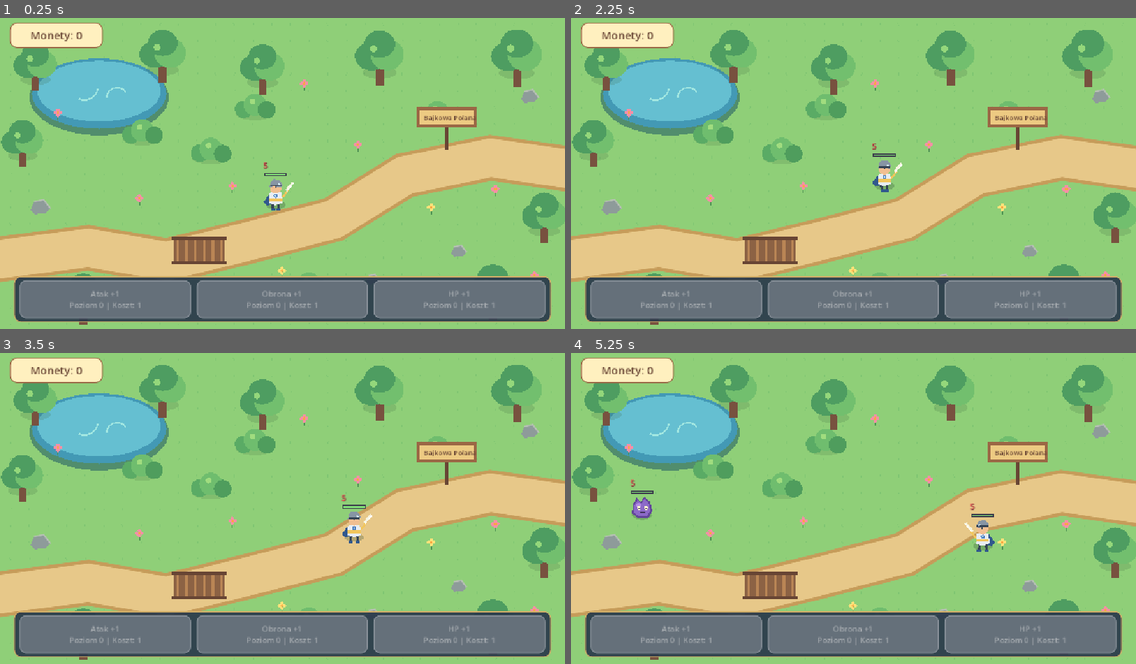
Above: before the commit, frames 1-4 (two rows, left to right).
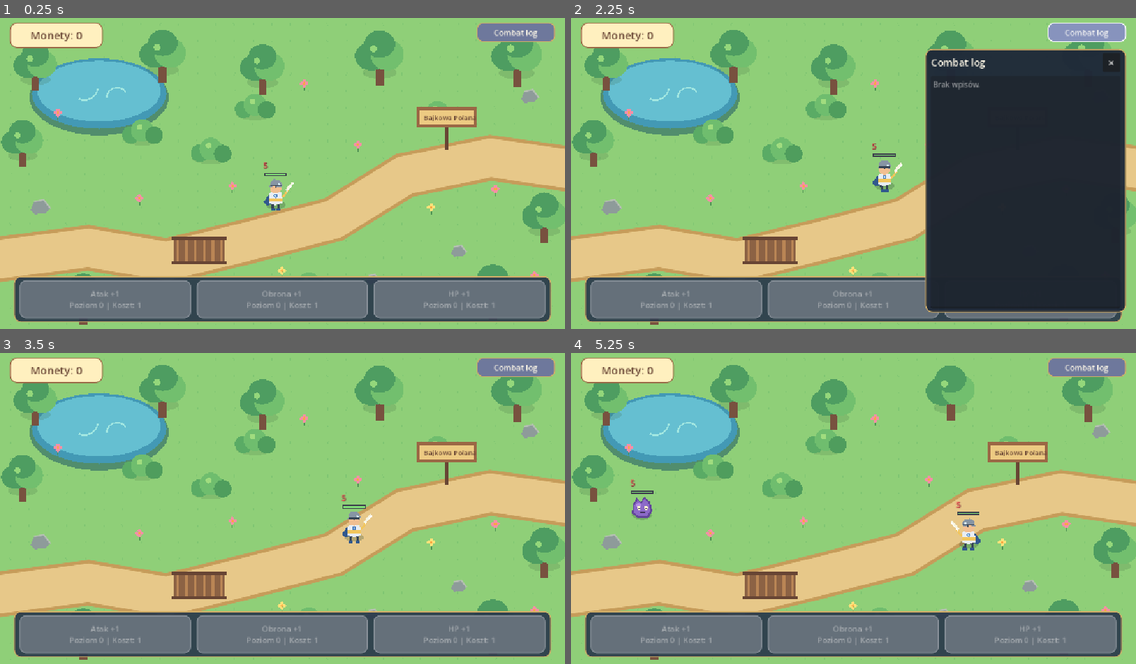
Above: after the commit, the same moments.

Repository: bnbnowacki/idle-rpg
Game: Godot game, scene res://node_2d.tscn
Two runs of this game, one before a commit and one after it. Both use one fixed random seed, a clock stepped at 60 frames per second and the inputs below.
Inputs (mouse positions are in pixels of both pictures, inside the frame that each line leads up to):
- Up to frame 1 (0.25 s): no input
- Up to frame 2 (2.25 s): click (1085, 33) at 0.5 s, where only the run after the commit has a clickable "Combat log"; click (1113, 61) at 1.25 s, where only the run after the commit has a clickable "×"; click (1085, 33) at 2 s, where only the run after the commit has a clickable "Combat log"
- Up to frame 3 (3.5 s): click (542, 396) at 2.75 s, where only the run after the commit has a clickable "×"
- Up to frame 4 (5.25 s): click (1085, 368) at 3.5 s, where only the run after the commit has a clickable "Combat log"; click (1113, 396) at 4.25 s, where only the run after the commit has a clickable "×"

The runs differ from the first frame. In frame 1, 0.8% of the frame differs, in the area x 84-99%, y 1-8%; in frame 2, 31%, in the area x 62-99%, y 1-95%; in frame 3, 0.8%; in frame 4, 1.4%.

Commit message:
dodano system walki, kolejkowanie ruchów (synchronizacja akcji wewnątrz ticka)

Diff:
--- a/character_base.gd
+++ b/character_base.gd
@@ -13,11 +13,116 @@
 @export var attack: int = 2
 @export var defense: int = 1
 @export var attack_speed: float = 1.0
+@export var target_group: StringName = &""
+@export var target_scan_range: float = -1.0
+@export var target_refresh_interval: float = 0.2
 
 var hp: int = 5
 var attack_timer: float = 0.0
 var direction: Vector2 = Vector2.RIGHT
 var facing: float = 1.0
+var target: Node2D
+var target_refresh_timer: float = 0.0
+var is_defeated: bool = false
+
+func _process(delta: float) -> void:
+	if is_defeated:
+		_process_defeated(delta)
+		queue_redraw()
+		return
+
+	attack_timer = maxf(attack_timer - delta, 0.0)
+	_update_target(delta)
+	if is_instance_valid(target):
+		var target_distance: float = global_position.distance_to(target.global_position)
+		if target_distance > ATTACK_RANGE:
+			direction = global_position.direction_to(target.global_position)
+			_move_towards_target(delta)
+		else:
+			direction = Vector2.ZERO
+			_try_attack_target()
+	else:
+		_move_without_target(delta)
+
+	_clamp_to_map()
+	_update_facing()
+	_update_animation(delta)
+	queue_redraw()
+
+func _update_target(delta: float) -> void:
+	target_refresh_timer -= delta
+	if target_refresh_timer <= 0.0 or not is_instance_valid(target) or not _is_valid_target(target):
+		target = _find_nearest_target()
+		target_refresh_timer = target_refresh_interval
+
+func _find_nearest_target() -> Node2D:
+	if target_group == &"":
+		return null
+
+	var nearest: Node2D
+	var nearest_distance: float = INF
+	for candidate_node in get_tree().get_nodes_in_group(target_group):
+		if not _is_valid_target(candidate_node):
+			continue
+		var candidate: Node2D = candidate_node as Node2D
+		var distance: float = global_position.distance_squared_to(candidate.global_position)
+		if distance < nearest_distance:
+			nearest = candidate
+			nearest_distance = distance
+	return nearest
+
+func _is_valid_target(candidate_node) -> bool:
+	if not is_instance_valid(candidate_node) or not candidate_node is Node2D:
+		return false
+	if candidate_node == self or not candidate_node.visible:
+		return false
+	var candidate_hp: Variant = candidate_node.get("hp")
+	if candidate_hp == null or int(candidate_hp) <= 0:
+		return false
+	if target_scan_range >= 0.0:
+		var scan_distance: float = global_position.distance_to(candidate_node.global_position)
+		if scan_distance > target_scan_range:
+			return false
+	return true
+
+func _move_towards_target(delta: float) -> void:
+	_queue_movement(direction * speed * delta)
+
+func _queue_movement(movement: Vector2) -> void:
+	var combat_system: Node = get_node_or_null("/root/CombatSystem")
+	if combat_system != null:
+		combat_system.call("queue_movement", self, movement)
+
+func apply_queued_movement(movement: Vector2) -> void:
+	position += movement
+	_clamp_to_map()
+
+func _clamp_to_map() -> void:
+	position.x = clampf(position.x, WALK_BOUNDS.position.x, WALK_BOUNDS.end.x)
+	position.y = clampf(position.y, WALK_BOUNDS.position.y, WALK_BOUNDS.end.y)
+
+func _update_facing() -> void:
+	if abs(direction.x) > 0.08:
+		facing = sign(direction.x)
+
+func _try_attack_target() -> void:
+	if attack_timer > 0.0 or not _is_valid_target(target):
+		return
+	var target_defense: Variant = target.get("defense")
+	if target_defense == null:
+		return
+	var damage: int = maxi(attack - int(target_defense), 0)
+	_queue_attack(target, damage)
+	attack_timer = 1.0 / maxf(attack_speed, 0.1)
+
+func _move_without_target(_delta: float) -> void:
+	pass
+
+func _update_animation(_delta: float) -> void:
+	pass
+
+func _process_defeated(_delta: float) -> void:
+	pass
 
 func _draw() -> void:
 	_draw_visual()
@@ -33,11 +138,17 @@
 		return
 	hp = maxi(hp - amount, 0)
 	if hp <= 0:
+		is_defeated = true
 		_on_defeated()
 	queue_redraw()
 
+func _queue_attack(target: Node, damage: int) -> void:
+	var combat_system: Node = get_node_or_null("/root/CombatSystem")
+	if combat_system != null:
+		combat_system.call("queue_attack", self, target, damage)
+
 func _can_receive_damage() -> bool:
-	return visible and hp > 0
+	return visible and not is_defeated and hp > 0
 
 func _on_defeated() -> void:
 	pass
--- /dev/null
+++ b/combat_system.gd
@@ -0,0 +1,92 @@
+extends Node
+
+signal combat_log_entry(frame_number: int, lines: Array)
+
+## Rozlicza wszystkie ataki zakolejkowane w bieżącej klatce.
+## Wysoki priorytet sprawia, że system działa po postaciach.
+
+var pending_attacks: Array[Dictionary] = []
+var pending_movements: Array[Dictionary] = []
+
+func _ready() -> void:
+	process_priority = 1000
+
+func queue_attack(attacker: Node, target: Node, damage: int) -> void:
+	if not is_instance_valid(attacker) or not is_instance_valid(target):
+		return
+	if not target.has_method("take_damage"):
+		return
+	pending_attacks.append({
+		"attacker": attacker,
+		"target": target,
+		"damage": damage,
+		"frame": Engine.get_process_frames()
+	})
+
+func queue_movement(actor: Node, movement: Vector2) -> void:
+	if not is_instance_valid(actor):
+		return
+	pending_movements.append({
+		"actor": actor,
+		"movement": movement
+	})
+
+func _process(_delta: float) -> void:
+	if pending_movements.is_empty() and pending_attacks.is_empty():
+		return
+
+	var movements_to_apply: Array[Dictionary] = pending_movements.duplicate()
+	pending_movements.clear()
+	for movement_event in movements_to_apply:
+		var actor = movement_event["actor"]
+		if is_instance_valid(actor) and actor.has_method("apply_queued_movement"):
+			actor.call("apply_queued_movement", movement_event["movement"])
+
+	if pending_attacks.is_empty():
+		return
+
+	var attacks_to_resolve: Array[Dictionary] = pending_attacks.duplicate()
+	pending_attacks.clear()
+	var frame_number: int = int(attacks_to_resolve[0]["frame"])
+	var log_lines: Array[String] = []
+	for attack_event in attacks_to_resolve:
+		log_lines.append("%s - %d HP - %s" % [
+			_get_combatant_type(attack_event["attacker"]),
+			int(attack_event["damage"]),
+			_get_combatant_type(attack_event["target"])
+		])
+	emit_signal("combat_log_entry", frame_number, log_lines)
+
+	var damage_by_target: Dictionary = {}
+
+	# Wszystkie ataki z tego ticka są zebrane przed zastosowaniem obrażeń.
+	for attack_event in attacks_to_resolve:
+		var target = attack_event["target"]
+		if not is_instance_valid(target) or not target.has_method("take_damage"):
+			continue
+
+		var target_id: int = target.get_instance_id()
+		if not damage_by_target.has(target_id):
+			damage_by_target[target_id] = {
+				"target": target,
+				"damage": 0
+			}
+		var target_event: Dictionary = damage_by_target[target_id]
+		target_event["damage"] = int(target_event["damage"]) + int(attack_event["damage"])
+		damage_by_target[target_id] = target_event
+
+	# Teraz dopiero odpalają się take_damage() i efekty śmierci.
+	for target_id in damage_by_target:
+		var target_event: Dictionary = damage_by_target[target_id]
+		var target = target_event["target"]
+		if is_instance_valid(target):
+			target.call("take_damage", int(target_event["damage"]))
+
+func _get_combatant_type(actor) -> String:
+	if not is_instance_valid(actor):
+		return "Nieznany"
+	if actor.is_in_group("player"):
+		return "Knight"
+	if actor.is_in_group("mobs"):
+		return "Mob"
+	return str(actor.name)
--- a/knight.gd
+++ b/knight.gd
@@ -11,77 +11,48 @@
 const OUTLINE := Color("#354455")
 var turn_timer: float = 0.0
 var walk_time: float = 0.0
-var target: Node2D
-var target_refresh_timer: float = 0.0
-var is_dead: bool = false
 var respawn_timer: float = 0.0
 var rng: RandomNumberGenerator = RandomNumberGenerator.new()
 
 func _ready() -> void:
 	rng.seed = 73421
 	hp = max_hp
+	target_group = &"mobs"
+	target_scan_range = -1.0
+	target_refresh_interval = 0.2
 	add_to_group("player")
 	_choose_direction()
 	queue_redraw()
 
-func _process(delta: float) -> void:
-	if is_dead:
-		respawn_timer -= delta
-		if respawn_timer <= 0.0:
-			_respawn()
-		return
+func _move_without_target(delta: float) -> void:
+	turn_timer -= delta
+	var at_edge: bool = (
+		position.x <= WALK_BOUNDS.position.x or
+		position.x >= WALK_BOUNDS.end.x or
+		position.y <= WALK_BOUNDS.position.y or
+		position.y >= WALK_BOUNDS.end.y
+	)
+	if turn_timer <= 0.0 or at_edge:
+		_choose_direction()
+	_queue_movement(direction * speed * delta)
 
+func _update_animation(delta: float) -> void:
 	walk_time += delta
-	turn_timer -= delta
-	target_refresh_timer -= delta
-	if target_refresh_timer <= 0.0:
-		target = _find_nearest_mob()
-		target_refresh_timer = 0.2
-
-	if is_instance_valid(target):
-		var to_target: Vector2 = target.global_position - global_position
-		if to_target.length() > ATTACK_RANGE:
-			direction = to_target.normalized()
-			position += direction * speed * delta
-		else:
-			direction = Vector2.ZERO
-			_try_attack_target(delta)
-	else:
-		var at_edge: bool = (
-			position.x <= WALK_BOUNDS.position.x or
-			position.x >= WALK_BOUNDS.end.x or
-			position.y <= WALK_BOUNDS.position.y or
-			position.y >= WALK_BOUNDS.end.y
-		)
-		if turn_timer <= 0.0 or at_edge:
-			_choose_direction()
-		position += direction * speed * delta
-
-	position.x = clampf(position.x, WALK_BOUNDS.position.x, WALK_BOUNDS.end.x)
-	position.y = clampf(position.y, WALK_BOUNDS.position.y, WALK_BOUNDS.end.y)
-	if abs(direction.x) > 0.08:
-		facing = sign(direction.x)
-	queue_redraw()
-
-func _try_attack_target(delta: float) -> void:
-	attack_timer -= delta
-	if attack_timer > 0.0 or not is_instance_valid(target):
-		return
-	var target_defense: int = int(target.get("defense"))
-	var damage: int = maxi(attack - target_defense, 0)
-	target.call("take_damage", damage)
-	attack_timer = 1.0 / maxf(attack_speed, 0.1)
 
 func _on_defeated() -> void:
-	is_dead = true
 	hp = 0
 	respawn_timer = 3.0
 	target = null
 	direction = Vector2.ZERO
 	visible = false
 
+func _process_defeated(delta: float) -> void:
+	respawn_timer -= delta
+	if respawn_timer <= 0.0:
+		_respawn()
+
 func _respawn() -> void:
-	is_dead = false
+	is_defeated = false
 	hp = max_hp
 	position = Vector2(
 		rng.randf_range(WALK_BOUNDS.position.x, WALK_BOUNDS.end.x),
@@ -92,19 +63,6 @@
 	visible = true
 	_choose_direction()
 	queue_redraw()
-
-func _find_nearest_mob() -> Node2D:
-	var nearest: Node2D
-	var nearest_distance: float = INF
-	for mob_node in get_tree().get_nodes_in_group("mobs"):
-		if not mob_node is Node2D:
-			continue
-		var mob: Node2D = mob_node as Node2D
-		var distance: float = global_position.distance_squared_to(mob.global_position)
-		if distance < nearest_distance:
-			nearest = mob
-			nearest_distance = distance
-	return nearest
 
 func _choose_direction() -> void:
 	var angle: float = rng.randf_range(-PI, PI)
--- a/map.gd
+++ b/map.gd
@@ -24,20 +24,25 @@
 	Vector2(1010, 520), Vector2(1008, 145)
 ]
 
+const MAX_MOBS: int = 1
 var mob_spawn_timer: float = 5.0
 var mob_spawn_index: int = 0
 var coins: int = 0
 var upgrade_levels: Array[int] = [0, 0, 0]
 var coin_label: Label
 var upgrade_buttons: Array[Button] = []
+var combat_log_button: Button
+var combat_log_panel: PanelContainer
+var combat_log_text: TextEdit
 
 func _ready() -> void:
 	_create_hud()
+	_connect_combat_log()
 	queue_redraw()
 
 func _process(delta: float) -> void:
 	mob_spawn_timer -= delta
-	if mob_spawn_timer <= 0.0:
+	if mob_spawn_timer <= 0.0 and get_tree().get_nodes_in_group("mobs").size() < MAX_MOBS:
 		_spawn_mob()
 		mob_spawn_timer = 5.0
 
@@ -101,7 +106,98 @@
 		button_row.add_child(button)
 		upgrade_buttons.append(button)
 
+	_create_combat_log_ui(hud_root)
 	_refresh_hud()
+
+func _create_combat_log_ui(hud_root: Control) -> void:
+	if not _debug_mode_enabled():
+		return
+
+	combat_log_button = Button.new()
+	combat_log_button.text = "Combat log"
+	combat_log_button.set_anchors_preset(Control.PRESET_TOP_RIGHT)
+	combat_log_button.offset_left = -180.0
+	combat_log_button.offset_top = 18.0
+	combat_log_button.offset_right = -20.0
+	combat_log_button.offset_bottom = 58.0
+	combat_log_button.add_theme_font_size_override("font_size", 16)
+	combat_log_button.add_theme_color_override("font_color", Color("#fff9e8"))
+	combat_log_button.add_theme_stylebox_override("normal", _make_button_style(Color("#6e789c"), Color("#d2ae68")))
+	combat_log_button.add_theme_stylebox_override("hover", _make_button_style(Color("#8793bd"), Color.WHITE))
+	combat_log_button.add_theme_stylebox_override("pressed", _make_button_style(Color("#515b7e"), Color("#d2ae68")))
+	combat_log_button.pressed.connect(_toggle_combat_log)
+	hud_root.add_child(combat_log_button)
+
+	combat_log_panel = PanelContainer.new()
+	combat_log_panel.name = "CombatLogPopup"
+	combat_log_panel.set_anchors_preset(Control.PRESET_TOP_RIGHT)
+	combat_log_panel.offset_left = -430.0
+	combat_log_panel.offset_top = 72.0
+	combat_log_panel.offset_right = -20.0
+	combat_log_panel.offset_bottom = 610.0
+	combat_log_panel.visible = false
+	combat_log_panel.add_theme_stylebox_override("panel", _make_panel_style(Color(0.12, 0.16, 0.22, 0.97), Color("#d2ae68")))
+	hud_root.add_child(combat_log_panel)
+
+	var panel_content: VBoxContainer = VBoxContainer.new()
+	panel_content.add_theme_constant_override("separation", 8)
+	combat_log_panel.add_child(panel_content)
+
+	var header: HBoxContainer = HBoxContainer.new()
+	header.custom_minimum_size = Vector2(0.0, 36.0)
+	panel_content.add_child(header)
+
+	var title: Label = Label.new()
+	title.text = "Combat log"
+	title.vertical_alignment = VERTICAL_ALIGNMENT_CENTER
+	title.size_flags_horizontal = Control.SIZE_EXPAND_FILL
+	title.add_theme_font_size_override("font_size", 20)
+	title.add_theme_color_override("font_color", Color("#fff9e8"))
+	header.add_child(title)
+
+	var close_button: Button = Button.new()
+	close_button.text = "×"
+	close_button.custom_minimum_size = Vector2(36.0, 32.0)
+	close_button.add_theme_font_size_override("font_size", 22)
+	close_button.pressed.connect(_close_combat_log)
+	header.add_child(close_button)
+
+	combat_log_text = TextEdit.new()
+	combat_log_text.custom_minimum_size = Vector2(380.0, 470.0)
+	combat_log_text.size_flags_horizontal = Control.SIZE_EXPAND_FILL
+	combat_log_text.size_flags_vertical = Control.SIZE_EXPAND_FILL
+	combat_log_text.editable = false
+	combat_log_text.placeholder_text = "Brak wpisów."
+	combat_log_text.add_theme_font_size_override("font_size", 15)
+	combat_log_text.add_theme_color_override("font_color", Color("#fff9e8"))
+	combat_log_text.add_theme_color_override("font_readonly_color", Color("#fff9e8"))
+	panel_content.add_child(combat_log_text)
+
+func _connect_combat_log() -> void:
+	var combat_system: Node = get_node_or_null("/root/CombatSystem")
+	if combat_system != null and combat_system.has_signal("combat_log_entry"):
+		combat_system.connect("combat_log_entry", Callable(self, "_on_combat_log_entry"))
+
+func _toggle_combat_log() -> void:
+	if is_instance_valid(combat_log_panel):
+		combat_log_panel.visible = not combat_log_panel.visible
+
+func _close_combat_log() -> void:
+	if is_instance_valid(combat_log_panel):
+		combat_log_panel.visible = false
+
+func _on_combat_log_entry(frame_number: int, lines: Array) -> void:
+	if not _debug_mode_enabled() or not is_instance_valid(combat_log_text):
+		return
+
+	var entry_lines: PackedStringArray = PackedStringArray(["klatka nr %d:" % frame_number])
+	for line in lines:
+		entry_lines.append(str(line))
+	var entry: String = "\n".join(entry_lines)
+	if not combat_log_text.text.is_empty():
+		combat_log_text.text += "\n\n"
+	combat_log_text.text += entry
+	combat_log_text.set_deferred("scroll_vertical", 999999)
 
 func _refresh_hud() -> void:
 	if not is_instance_valid(coin_label):
@@ -134,6 +230,10 @@
 		knight.queue_redraw()
 	_refresh_hud()
 
+func _debug_mode_enabled() -> bool:
+	var globals_node: Node = get_node_or_null("/root/Globals")
+	return globals_node != null and int(globals_node.get("debug_mode")) == 1
+
 func _make_panel_style(background: Color, border: Color) -> StyleBoxFlat:
 	var style: StyleBoxFlat = StyleBoxFlat.new()
 	style.bg_color = background
--- a/mob.gd
+++ b/mob.gd
@@ -17,42 +17,18 @@
 func _ready() -> void:
 	rng.seed = int(Time.get_ticks_msec()) + int(position.x * 31.0) + int(position.y * 17.0)
 	hp = max_hp
+	target_group = &"player"
+	target_scan_range = AGGRO_RANGE
+	target_refresh_interval = 0.2
 	idle_timer = rng.randf_range(3.0, 4.0)
 	direction = Vector2.ZERO
 	add_to_group("mobs")
 	queue_redraw()
 
-func _process(delta: float) -> void:
+func _update_animation(delta: float) -> void:
 	pulse_time += delta
-	attack_timer -= delta
-	var player: Node2D = _find_player()
-	if is_instance_valid(player) and player.visible:
-		var to_player: Vector2 = player.global_position - global_position
-		var player_distance: float = to_player.length()
-		if player_distance <= AGGRO_RANGE:
-			if player_distance > ATTACK_RANGE:
-				direction = to_player.normalized()
-				position += direction * speed * delta
-			else:
-				direction = Vector2.ZERO
-				_try_attack_player(player)
-			_clamp_to_map()
-			_update_facing()
-			queue_redraw()
-			return
 
-	_update_wander(delta)
-	queue_redraw()
-
-func _try_attack_player(player: Node2D) -> void:
-	if attack_timer > 0.0:
-		return
-	var player_defense: int = int(player.get("defense"))
-	var damage: int = maxi(attack - player_defense, 0)
-	player.call("take_damage", damage)
-	attack_timer = 1.0 / maxf(attack_speed, 0.1)
-
-func _update_wander(delta: float) -> void:
+func _move_without_target(delta: float) -> void:
 	if is_idle:
 		direction = Vector2.ZERO
 		idle_timer -= delta
@@ -60,12 +36,10 @@
 			_begin_wander()
 		return
 
-	position += direction * speed * delta
-	_clamp_to_map()
+	_queue_movement(direction * speed * delta)
 	wander_timer -= delta
 	if wander_timer <= 0.0:
 		_begin_idle()
-	_update_facing()
 
 func _begin_wander() -> void:
 	is_idle = false
@@ -78,20 +52,6 @@
 	is_idle = true
 	direction = Vector2.ZERO
 	idle_timer = rng.randf_range(3.0, 4.0)
-
-func _clamp_to_map() -> void:
-	position.x = clampf(position.x, WALK_BOUNDS.position.x, WALK_BOUNDS.end.x)
-	position.y = clampf(position.y, WALK_BOUNDS.position.y, WALK_BOUNDS.end.y)
-
-func _update_facing() -> void:
-	if abs(direction.x) > 0.08:
-		facing = sign(direction.x)
-
-func _find_player() -> Node2D:
-	var players: Array[Node] = get_tree().get_nodes_in_group("player")
-	if players.is_empty() or not players[0] is Node2D:
-		return null
-	return players[0] as Node2D
 
 func _on_defeated() -> void:
 	var game: Node = get_parent()
--- a/project.godot
+++ b/project.godot
@@ -18,6 +18,7 @@
 [autoload]
 
 Globals="*res://globals.gd"
+CombatSystem="*res://combat_system.gd"
 
 [display]
 
Not shown, added: combat_system.gd.uid
